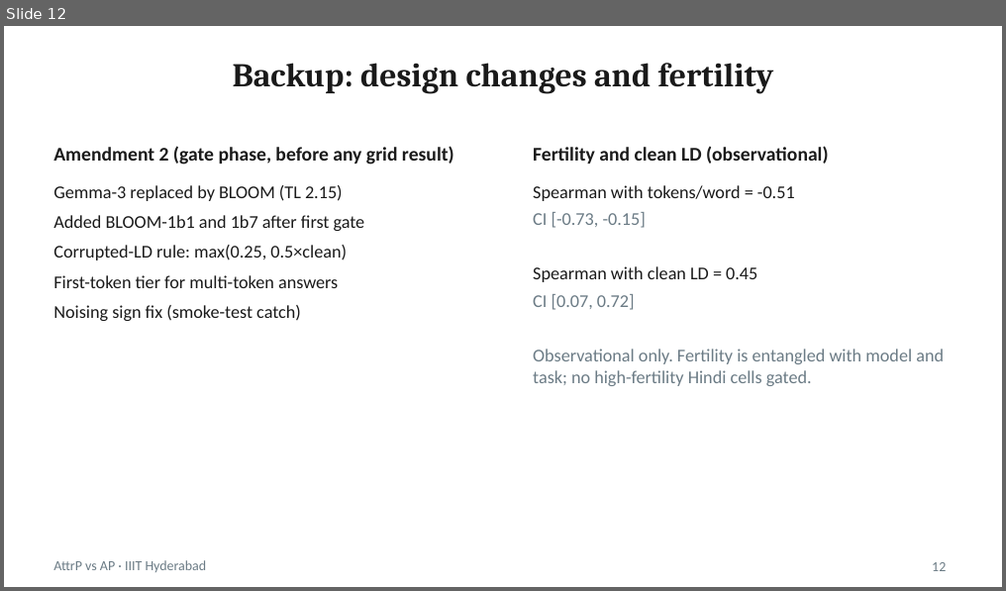
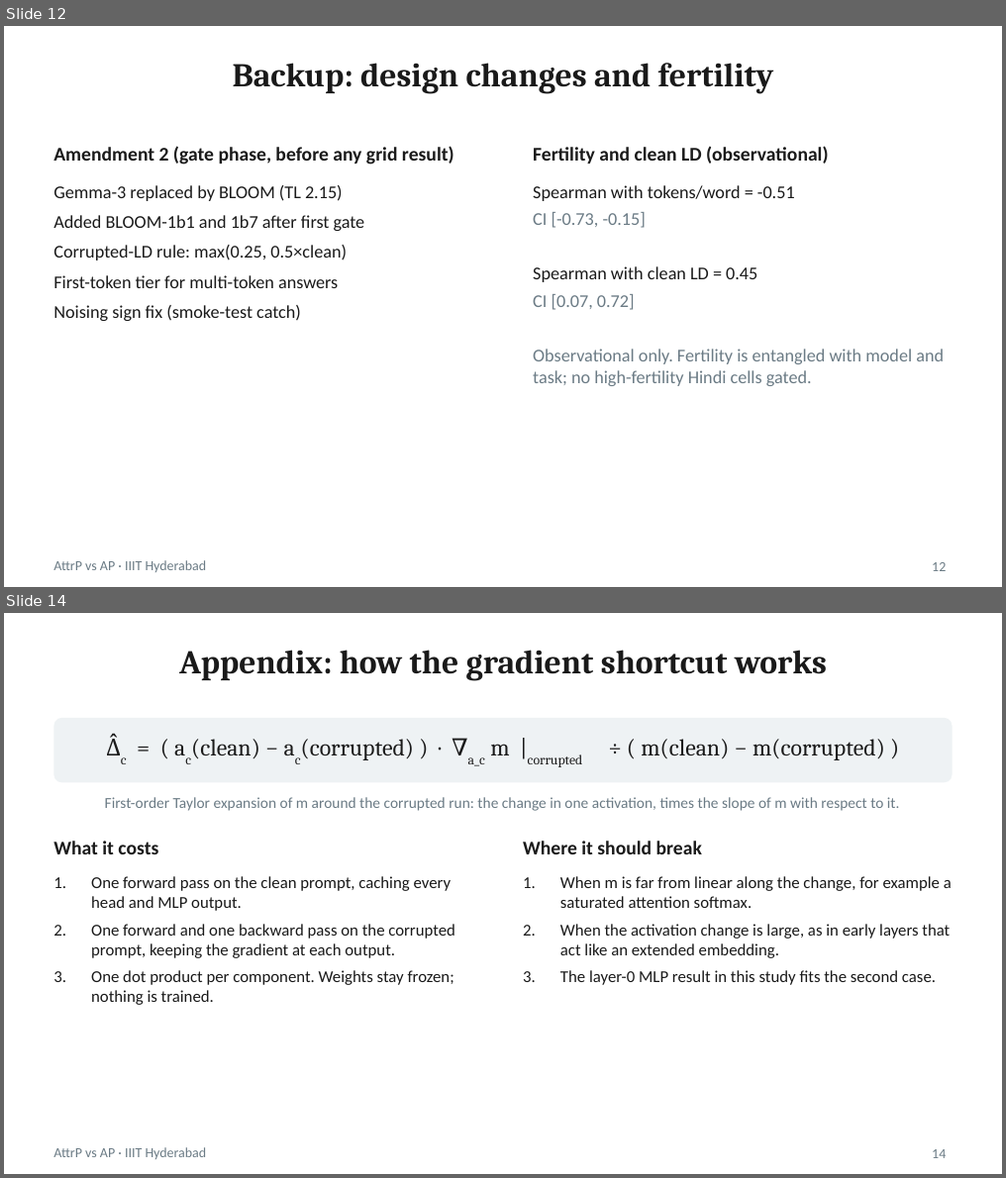
Before and after one commit to hrishirajmitra/attrp-ap-hindi, a slide deck: slides/results/results_deck.pptx. Shown one above the other, each under a label of ours: slide 12 before the commit, slides 12 and 14 after it; the slides between them are not shown. The pictures are 1006x591 and 1006x1178 pixels, drawn with LibreOffice and Linux fonts; fonts in the diff are those of the drawing. Boxes give left, top, right and bottom in pixels: in the first picture for what was removed or moved away, otherwise in the second. Text is boxed around its words. In the diff, an @@ line names an element or a change of style, - is before the commit and + after.

```diff
--- a/slides/results/results_deck.pptx
+++ b/slides/results/results_deck.pptx
@@ slide 14 added at (4, 613, 1002, 1174), background #FFFFFF; not listed: 1 template element that a slide beside it also shows @@
@@ title added at (179, 650, 827, 681), 24 pt, text #1A1A1A, bold @@
+Appendix: how the gradient shortcut works
@@ rounded rectangle added at (54, 718, 952, 782), fill #EEF2F4 @@
@@ text added at (106, 734, 885, 767), 17 pt, text #1A1A1A @@
+Δ̂c = ( ac(clean) − ac(corrupted) ) · ∇a_c m |corrupted ÷ ( m(clean) − m(corrupted) )
@@ text added at (105, 797, 900, 811), 11 pt, text #6B7B85 @@
+First-order Taylor expansion of m around the corrupted run: the change in one activation, times the slope of m with respect to it.
@@ text added at (54, 841, 158, 855), 14 pt, text #1A1A1A, bold @@
+What it costs
@@ text added at (523, 841, 702, 855), 14 pt, text #1A1A1A, bold @@
+Where it should break
@@ text added at (91, 876, 455, 1005), 12 pt, text #1A1A1A @@
+1. One forward pass on the clean prompt, caching every head and MLP output.
+2. One forward and one backward pass on the corrupted prompt, keeping the gradient at each output.
+3. One dot product per component. Weights stay frozen; nothing is trained.
@@ text added at (560, 876, 951, 985), 12 pt, text #1A1A1A @@
+1. When m is far from linear along the change, for example a saturated attention softmax.
+2. When the activation change is large, as in early layers that act like an extended embedding.
+3. The layer-0 MLP result in this study fits the second case.
@@ page number added at (932, 1150, 945, 1158), 10 pt, text #6B7B85 @@
+14
```
Also in this commit, not shown: 5 other slides added, 3 other files.
